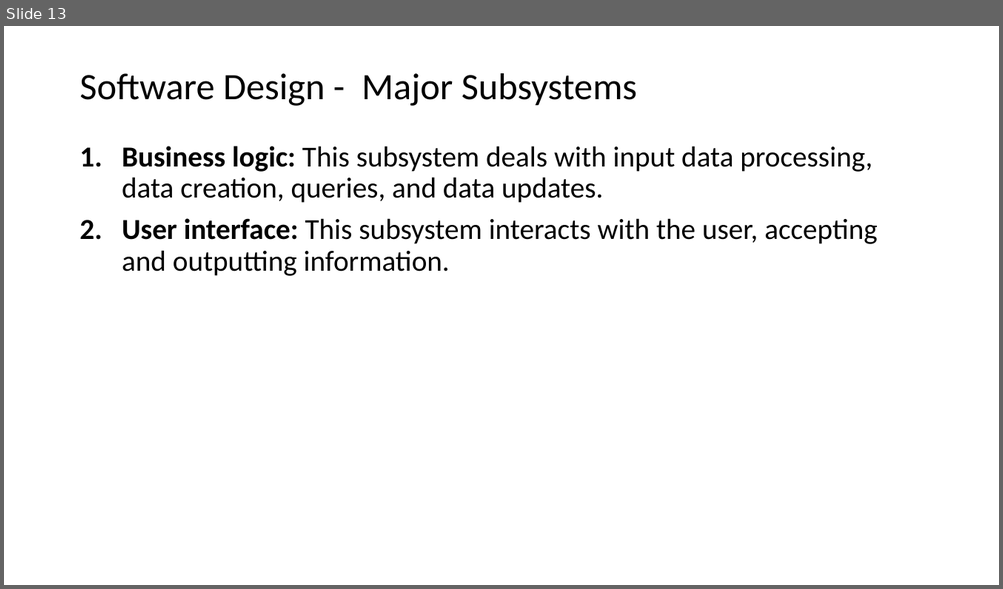
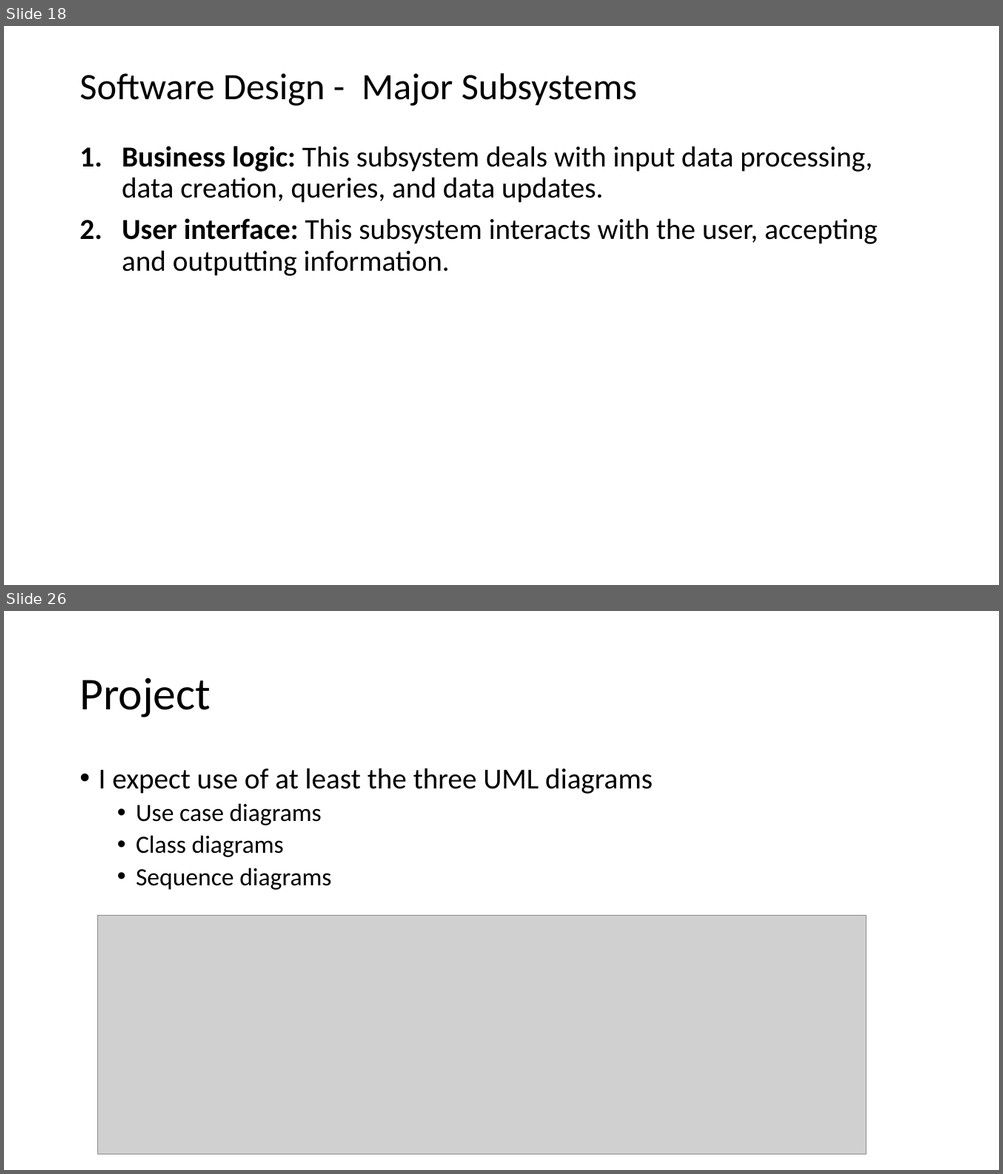
Before and after one commit to johnxu21/johnxu21.github.io, a slide deck: teaching/CS472/Timetable/OOD-V2.pptx. Shown one above the other, each under a label of ours: slide 13 before the commit, slides 18 and 26 after it; the slides between them are not shown. The pictures are 1003x589 and 1003x1174 pixels, drawn with LibreOffice and Linux fonts; fonts in the diff are those of the drawing; grey boxes stand for pictures. Boxes give left, top, right and bottom in pixels: in the first picture for what was removed or moved away, otherwise in the second. Text is boxed around its words. In the diff, an @@ line names an element or a change of style, - is before the commit and + after.

```diff
--- a/teaching/CS472/Timetable/OOD-V2.pptx
+++ b/teaching/CS472/Timetable/OOD-V2.pptx
@@ slide 26 added at (x1=4, y1=611, x2=999, y2=1170), background #FFFFFF @@
@@ title added at (x1=79, y1=678, x2=210, y2=718), 44 pt, text #000000 @@
+Project
@@ text added at (x1=99, y1=768, x2=652, y2=890), 24 pt, text #000000 @@
+• I expect use of at least the three UML diagrams
+  • Use case diagrams
+  • Class diagrams
+  • Sequence diagrams
@@ picture added at (x1=97, y1=916, x2=866, y2=1155) @@
@@ what was slide 13 is now slide 18 @@
```
Also in this commit, not shown: 7 slides changed, 7 other slides added, 1 slide removed, 2 other files.
